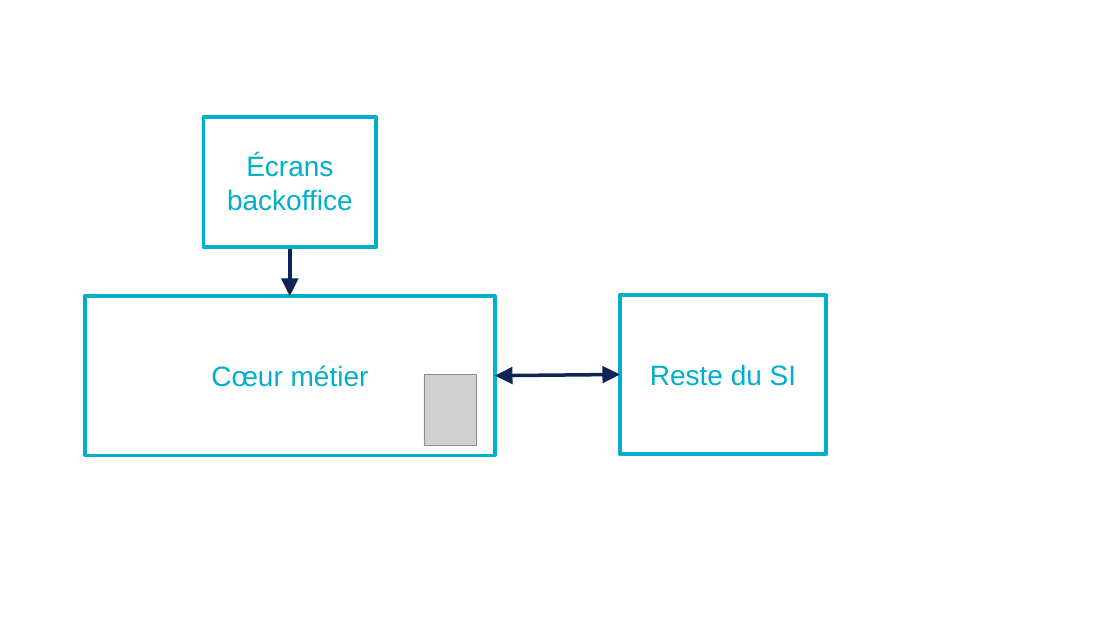
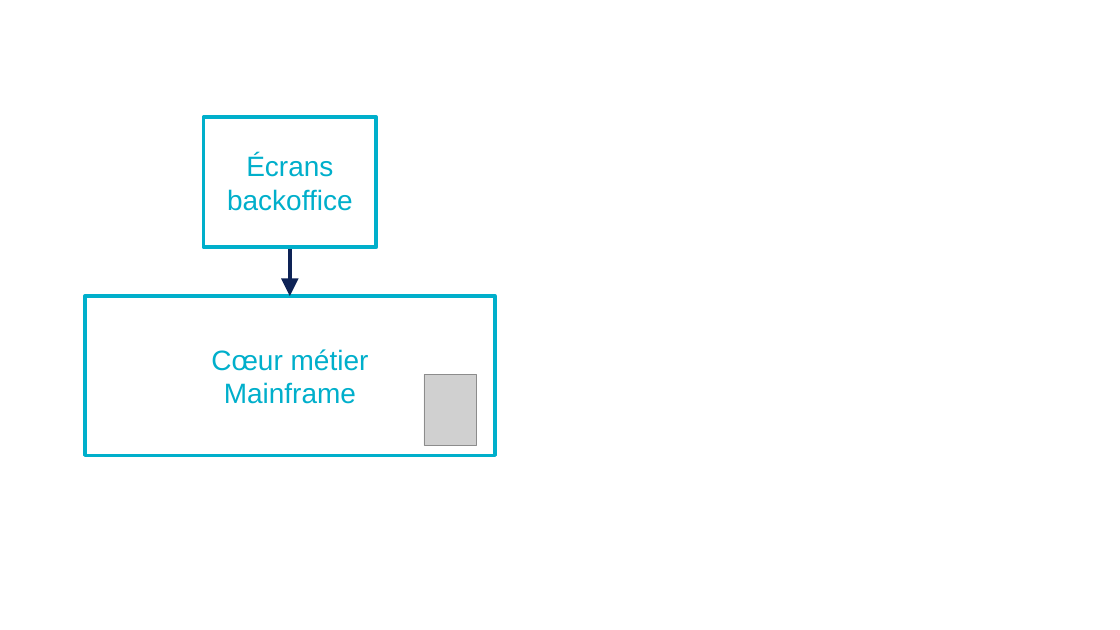
Before and after one commit to archiloque/blog, a slide deck: slide 6 of wip/omnicanal/slides.pptx (slide 3 before the commit). Drawn at 1120x630 pixels with LibreOffice and Linux fonts; fonts in the diff are those of the drawing; grey boxes stand for pictures. Boxes give left, top, right and bottom in pixels: in the first picture for what was removed or moved away, otherwise in the second. Text is boxed around its words. In the diff, an @@ line names an element or a change of style, - is before the commit and + after.

```diff
--- a/wip/omnicanal/slides.pptx
+++ b/wip/omnicanal/slides.pptx
@@ rectangle removed at box(620, 295, 826, 455) @@
-Reste du SI
@@ text in rectangle at box(211, 349, 369, 404): text changed @@
-Cœur métier
+Cœur métier
+Mainframe
@@ double arrow removed from (495, 376) to (620, 375) @@
```
Also in this commit, not shown: 1 other slide changed, 5 slides added, 36 other files.
